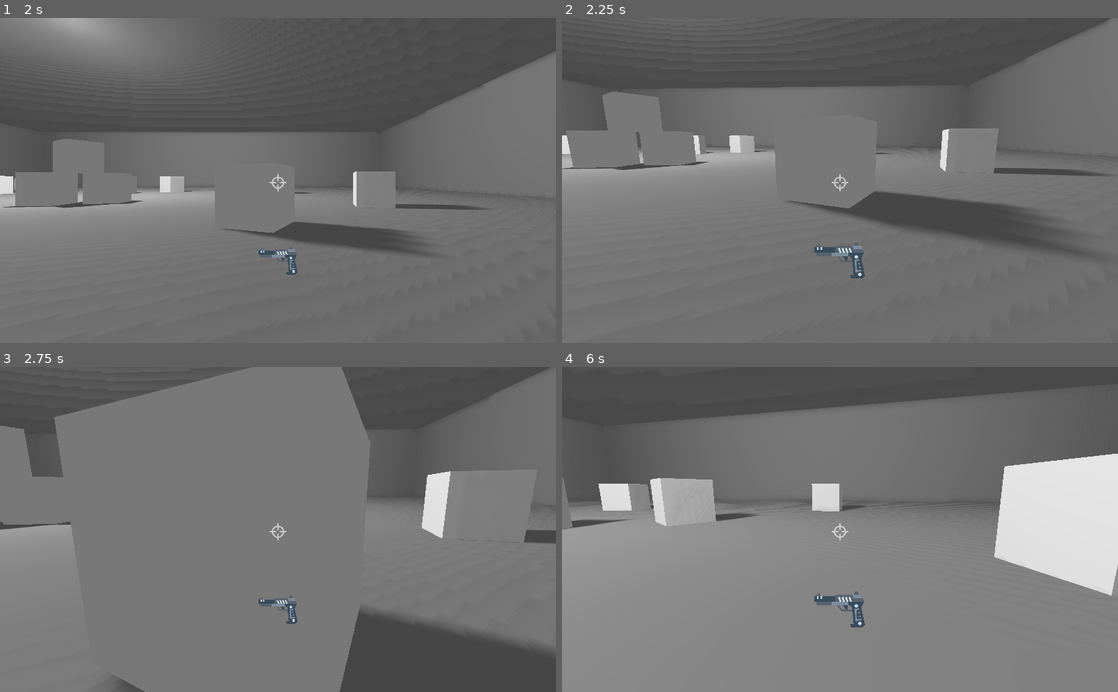
Above: before the commit, frames 1-4 (two rows, left to right).
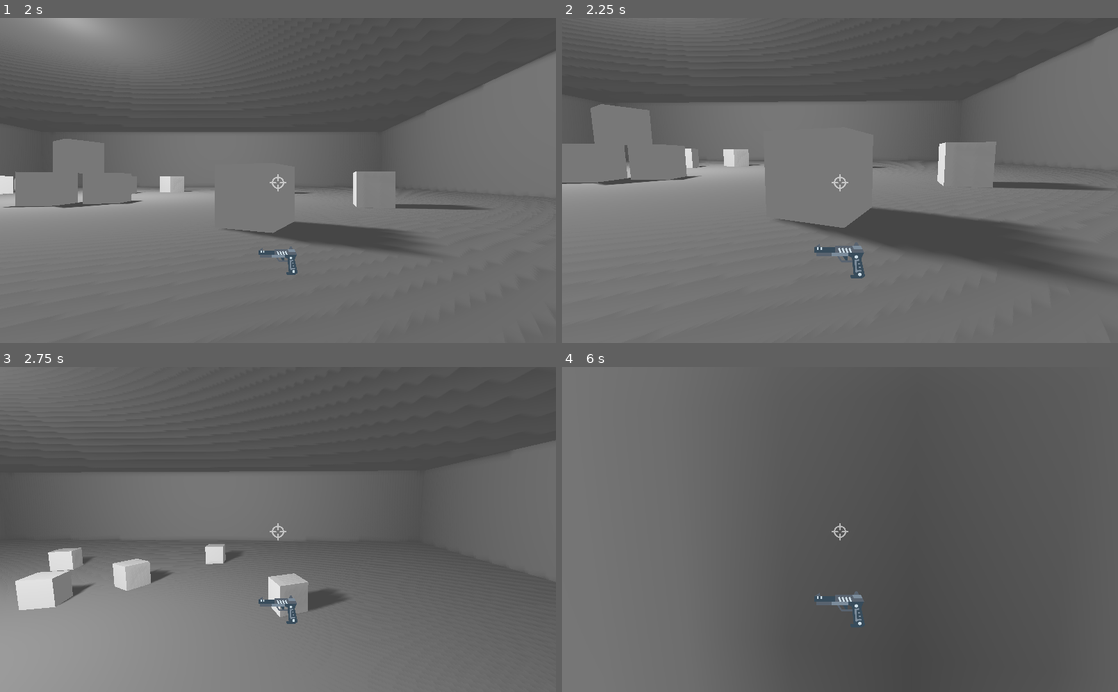
Above: after the commit, the same moments.

Repository: justinwash/duel-fps
Game: Godot game, scene res://game/game.tscn
Two runs of this game, one before a commit and one after it. Both use one fixed random seed, a clock stepped at 60 frames per second and the inputs below.
Inputs (mouse positions are in pixels of both pictures, inside the frame that each line leads up to):
- Up to frame 1 (2 s): click "Find Match" at 0.5 s; click "Practice Offline" at 1.25 s
- Up to frame 2 (2.25 s): tap Enter at 2 s; move the mouse to (867, 180) at 2.02 s; hold W (move_forwards) from 2.03 s (still down); click (867, 180) at 2.1 s
- Up to frame 3 (2.75 s): keep holding W (move_forwards); tap Space (jump, bound only after the commit) at 2.27, 2.3, 2.57 s
- Up to frame 4 (6 s): keep holding W (move_forwards); move the mouse to (812, 529) at 2.77 s; tap Space (jump, bound only after the commit) at 2.85, 3.02, 3.32, 3.8, 4.52, 4.82, 5.1, 5.27, 5.57 s; click (812, 529) at 3.05 s; move the mouse to (851, 523) at 3.52 s; click (851, 523) at 3.6 s; move the mouse to (834, 536) at 4.27 s; click (834, 536) at 4.35 s; move the mouse to (878, 532) at 5.02 s; move the mouse to (795, 526) at 5.77 s; click (795, 526) at 5.85 s

Frame 1 is identical in both runs. In frame 2, 12% of the frame differs, in the area x 0-100%, y 0-82%; in frame 3, 45%; in frame 4, 73%, in the area x 0-100%, y 0-100%.

Commit message:
revamp player movement

Diff:
--- a/player/player.gd
+++ b/player/player.gd
@@ -1,55 +1,113 @@
 extends KinematicBody
 
-const MOVE_SPEED = 8
-const MOUSE_SENS = 0.075
-# const GRAVITY = -0.98
+const GRAVITY = -24.8
+var vel = Vector3()
+const MAX_SPEED = 20
+const JUMP_SPEED = 18
+const ACCEL = 4.5
 
-onready var raycast = $RayCast
-onready var anim = $AnimationPlayer
-onready var camera = $Camera
+var dir = Vector3()
 
-onready var hud = $HUD
+const DEACCEL= 16
+const MAX_SLOPE_ANGLE = 40
+
+var camera
+var rotation_helper
+var anim
+var raycast
+var hud
+
+var MOUSE_SENSITIVITY = 0.05
 
 func _ready():
+	camera = $RotationHelper/Camera
+	rotation_helper = $RotationHelper
+	anim = $AnimationPlayer
+	raycast = $RotationHelper/RayCast
+	hud = $HUD
+
 	if (get_tree().has_network_peer() and !is_network_master()) \
 	or (!get_tree().has_network_peer() and get_network_master() == 0):
 		for element in hud.get_children():
 			element.visible = false
 
+func _physics_process(delta):
+	if (get_tree().has_network_peer() and is_network_master()) \
+	or (!get_tree().has_network_peer() and get_network_master() != 0):
+		camera.current = true
+		process_input(delta)
+		process_movement(delta)
+
+func process_input(delta):
+	# walking
+	dir = Vector3()
+	var cam_xform = camera.get_global_transform()
+
+	var input_movement_vector = Vector2()
+
+	if Input.is_action_pressed("move_forwards"):
+		input_movement_vector.y += 1
+	if Input.is_action_pressed("move_backwards"):
+		input_movement_vector.y -= 1
+	if Input.is_action_pressed("move_left"):
+		input_movement_vector.x -= 1
+	if Input.is_action_pressed("move_right"):
+		input_movement_vector.x += 1
+
+	input_movement_vector = input_movement_vector.normalized()
+
+	dir += -cam_xform.basis.z * input_movement_vector.y
+	dir += cam_xform.basis.x * input_movement_vector.x
+
+	# jumping
+	if is_on_floor():
+		if Input.is_action_just_pressed("jump"):
+			vel.y = JUMP_SPEED
+
+	# shooting
+	if Input.is_action_just_pressed("shoot") and !anim.is_playing():
+		anim.play("shoot")
+		var coll = raycast.get_collider()
+		if raycast.is_colliding() and coll.has_method("kill"):
+			coll.kill()
+
+		if get_tree().has_network_peer():
+			rpc_unreliable("set_pos", global_transform)
+
+func process_movement(delta):
+	dir.y = 0
+	dir = dir.normalized()
+
+	vel.y += delta * GRAVITY
+
+	var hvel = vel
+	hvel.y = 0
+
+	var target = dir
+	target *= MAX_SPEED
+
+	var accel
+	if dir.dot(hvel) > 0:
+		accel = ACCEL
+	else:
+		accel = DEACCEL
+
+	hvel = hvel.linear_interpolate(target, accel * delta)
+	vel.x = hvel.x
+	vel.z = hvel.z
+	vel = move_and_slide(vel, Vector3(0, 1, 0), 0.05, 4, deg2rad(MAX_SLOPE_ANGLE))
+
 func _input(event):
 	if (get_tree().has_network_peer() and is_network_master()) \
 	or (!get_tree().has_network_peer() and get_network_master() != 0):
-		if event is InputEventMouseMotion:
-			rotation_degrees.y -= MOUSE_SENS * event.relative.x
-			rotation_degrees.x -= MOUSE_SENS * event.relative.y
+		if event is InputEventMouseMotion and Input.get_mouse_mode() == Input.MOUSE_MODE_CAPTURED:
+			rotation_helper.rotate_x(deg2rad(event.relative.y * MOUSE_SENSITIVITY * -1))
+			self.rotate_y(deg2rad(event.relative.x * MOUSE_SENSITIVITY * -1))
 
-func _physics_process(delta):
-	if (get_tree().has_network_peer() and is_network_master()) \
-	or (!get_tree().has_network_peer() and get_network_master() != 0):
-		$Camera.current = true
-		var move_vec = Vector3()
-		if Input.is_action_pressed("move_forwards"):
-			move_vec.z -= 1
-		if Input.is_action_pressed("move_backwards"):
-			move_vec.z += 1
-		if Input.is_action_pressed("move_left"):
-			move_vec.x -= 1
-		if Input.is_action_pressed("move_right"):
-			move_vec.x += 1
+			var camera_rot = rotation_helper.rotation_degrees
+			camera_rot.x = clamp(camera_rot.x, -70, 70)
+			rotation_helper.rotation_degrees = camera_rot
 
-		# move_vec.y = GRAVITY
-		move_vec = move_vec.normalized()
-		move_vec = move_vec.rotated(Vector3(0, 1, 0), rotation.y)
-		var _velocity = move_and_collide(move_vec * MOVE_SPEED * delta)
-
-		if Input.is_action_just_pressed("shoot") and !anim.is_playing():
-			anim.play("shoot")
-			var coll = raycast.get_collider()
-			if raycast.is_colliding() and coll.has_method("kill"):
-				coll.kill()
-
-		if get_tree().has_network_peer():
-			rpc_unreliable("set_pos", global_transform)
 
 puppet func set_pos(p_pos):
 	global_transform = p_pos
--- a/player/player.tscn
+++ b/player/player.tscn
@@ -49,12 +49,9 @@
 [node name="AnimationPlayer" type="AnimationPlayer" parent="."]
 anims/shoot = SubResource( 1 )
 
-[node name="CollisionShape" type="CollisionShape" parent="."]
+[node name="BodyCollisionShape" type="CollisionShape" parent="."]
 transform = Transform( 1, 0, 0, 0, -4.37114e-08, -1, 0, 1, -4.37114e-08, 0, 0, 0 )
 shape = SubResource( 2 )
-
-[node name="Camera" type="Camera" parent="."]
-transform = Transform( 1, 0, 0, 0, 1, 0, 0, 0, 1, 0, 0.479582, 0 )
 
 [node name="HUD" type="CanvasLayer" parent="."]
 
@@ -101,11 +98,17 @@
 "_edit_use_anchors_": false
 }
 
-[node name="RayCast" type="RayCast" parent="."]
+[node name="RotationHelper" type="Spatial" parent="."]
+
+[node name="Camera" type="Camera" parent="RotationHelper"]
+transform = Transform( 1, 0, 0, 0, 1, 0, 0, 0, 1, 0, 0.479582, 0 )
+
+[node name="RayCast" type="RayCast" parent="RotationHelper"]
 enabled = true
 cast_to = Vector3( 0, 0, -2000 )
 
-[node name="MeshInstance" type="MeshInstance" parent="."]
+[node name="Body" type="MeshInstance" parent="RotationHelper"]
 transform = Transform( 1, 0, 0, 0, -1.62921e-07, -1, 0, 1, -1.62921e-07, 0, 0, 0 )
+extra_cull_margin = 1.0
 mesh = SubResource( 6 )
 material/0 = null
--- a/project.godot
+++ b/project.godot
@@ -56,6 +56,11 @@
 "events": [ Object(InputEventKey,"resource_local_to_scene":false,"resource_name":"","device":0,"alt":false,"shift":false,"control":false,"meta":false,"command":false,"pressed":false,"scancode":16777217,"unicode":0,"echo":false,"script":null)
  ]
 }
+jump={
+"deadzone": 0.5,
+"events": [ Object(InputEventKey,"resource_local_to_scene":false,"resource_name":"","device":0,"alt":false,"shift":false,"control":false,"meta":false,"command":false,"pressed":false,"scancode":32,"unicode":0,"echo":false,"script":null)
+ ]
+}
 
 [rendering]
 
